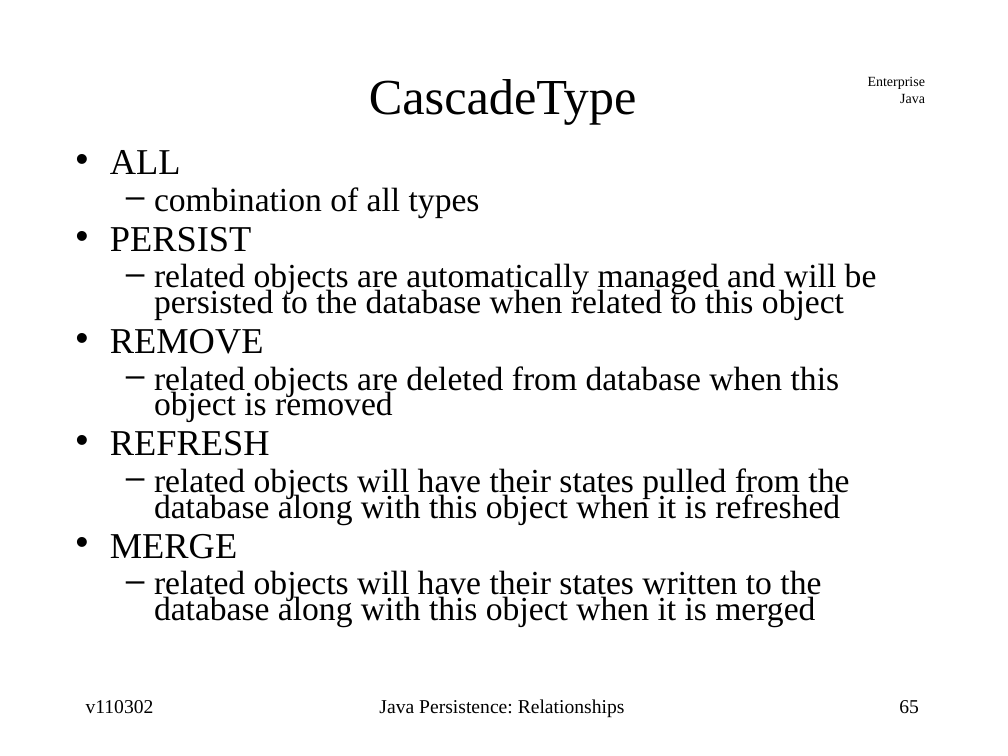
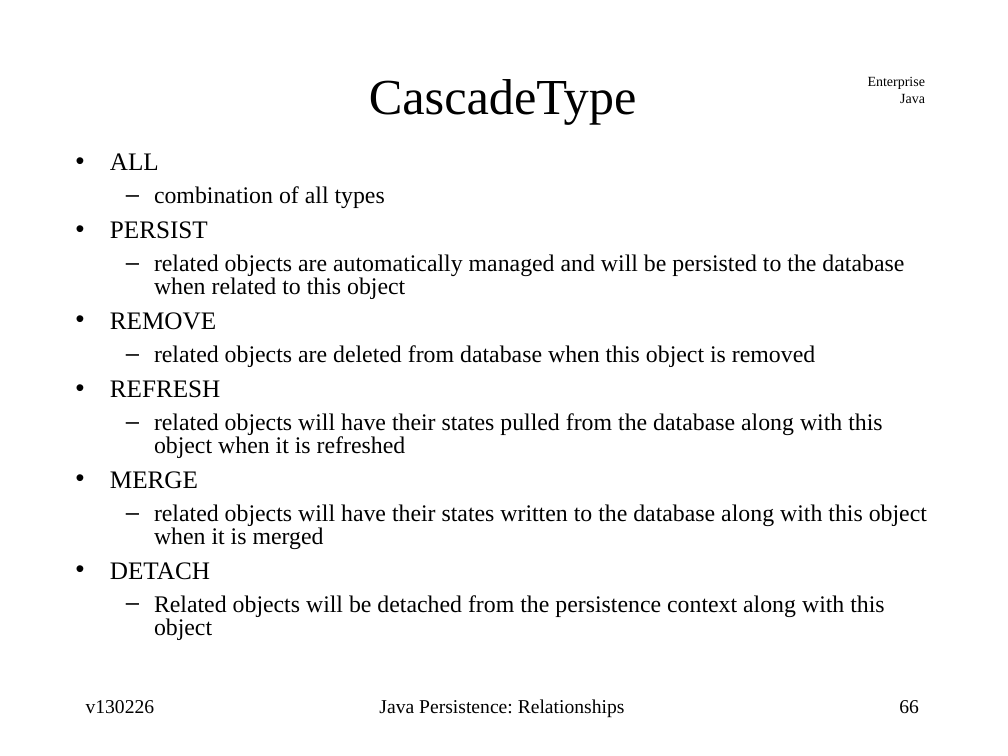
Before and after one commit to jcstaff/ejava-javaee, a slide deck: slide 66 of ormRelations/src/site/resources/lectures/ormRelations.ppt (slide 65 before the commit). Drawn at 1008x756 pixels with LibreOffice and Linux fonts; fonts in the diff are those of the drawing. Boxes give left, top, right and bottom in pixels: in the first picture for what was removed or moved away, otherwise in the second. Text is boxed around its words. In the diff, an @@ line names an element or a change of style, - is before the commit and + after.

```diff
--- a/ormRelations/src/site/resources/lectures/ormRelations.ppt
+++ b/ormRelations/src/site/resources/lectures/ormRelations.ppt
@@ text at <box>110,153,927,549</box>: size 26 to 18 pt in "ALL", "PERSIST", "REMOVE", "REFRESH" and 1 more places; size 24 to 17 pt in "combination of all types", "related objects are automatically managed and will ...", "related objects are deleted from database when ...", "related objects will have their states pulled ..." and 1 more places; line spacing 0.68 to 0.8; line spacing 0.64 to 0.8 @@
@@ text at <box>110,562,884,640</box>: paragraphs added @@
+• DETACH
+  – Related objects will be detached from the persistence context along with this object
@@ text at <box>86,700,155,714</box>: text changed @@
-v110302
+v130226
@@ page number at <box>899,700,919,714</box>: text changed @@
-65
+66
```
Also in this commit, not shown: 67 other slides changed, 1 slide added.
